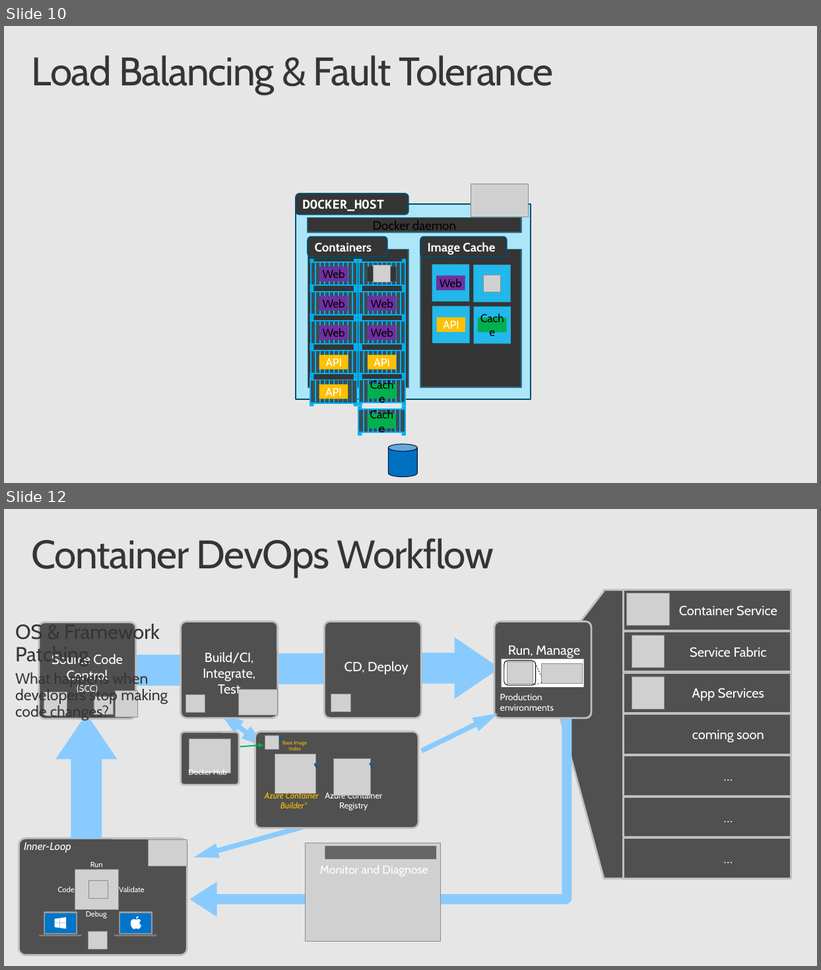
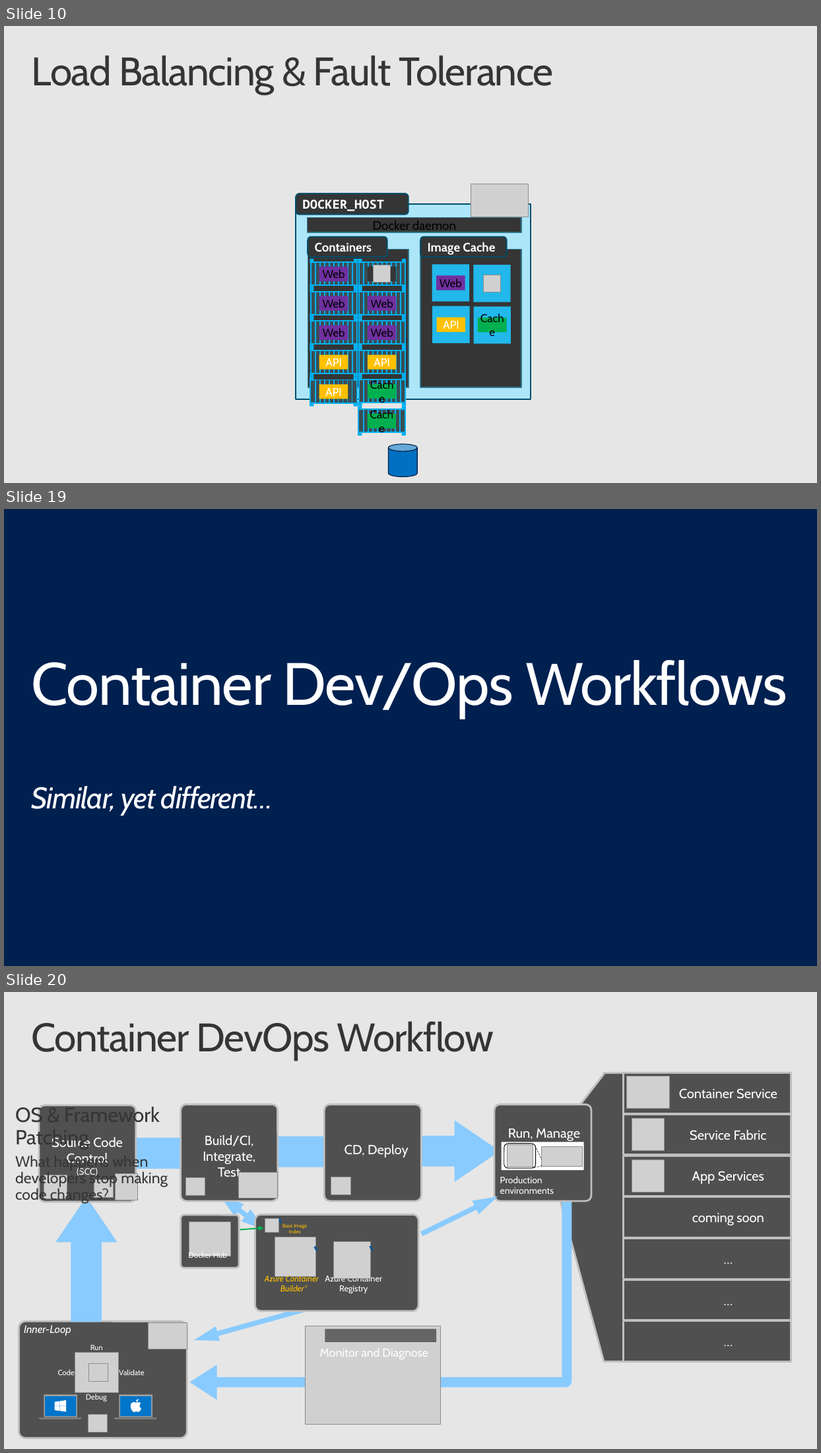
Before and after one commit to SteveLasker/Presentations, a slide deck: DockerGeneral/AzureContainersE2E.pptx. Shown one above the other, each under a label of ours: slides 10 and 12 before the commit, slides 10, 19 and 20 after it; the slides between them are not shown. The pictures are 821x970 and 821x1453 pixels, drawn with LibreOffice and Linux fonts; fonts in the diff are those of the drawing; grey boxes stand for pictures; background and template pictures are left out. Boxes give left, top, right and bottom in pixels: in the first picture for what was removed or moved away, otherwise in the second. Text is boxed around its words. In the diff, an @@ line names an element or a change of style, - is before the commit and + after.

```diff
--- a/DockerGeneral/AzureContainersE2E.pptx
+++ b/DockerGeneral/AzureContainersE2E.pptx
@@ slide 19 added at box(4, 509, 817, 966), background #002050 @@
@@ title added at box(32, 660, 787, 816), 72 pt, text #FFFFFF @@
+Container Dev/Ops Workflows
+Similar, yet different…
@@ what was slide 12 is now slide 20 @@
```
Also in this commit, not shown: 9 slides changed, 11 other slides added, 1 slide removed.
